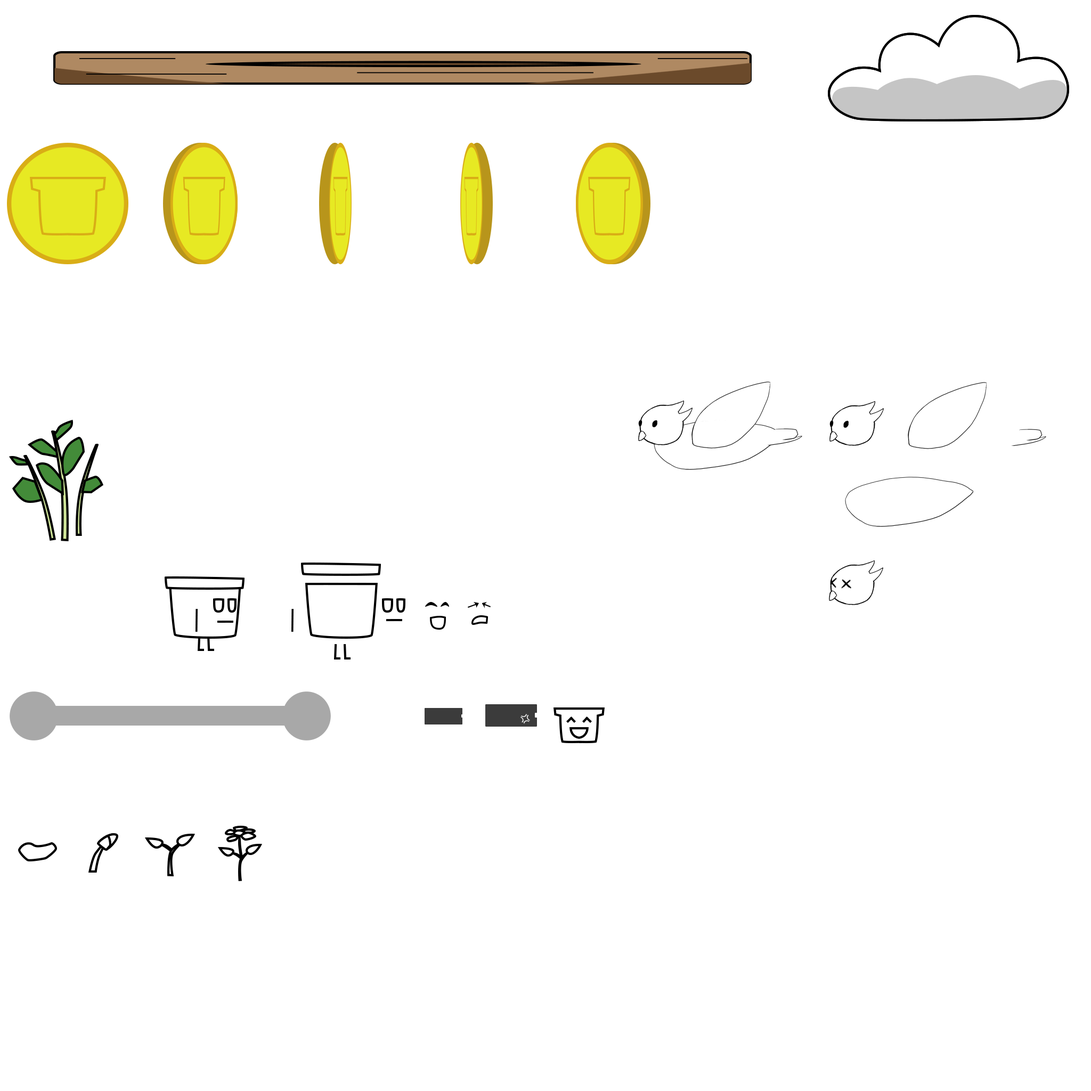
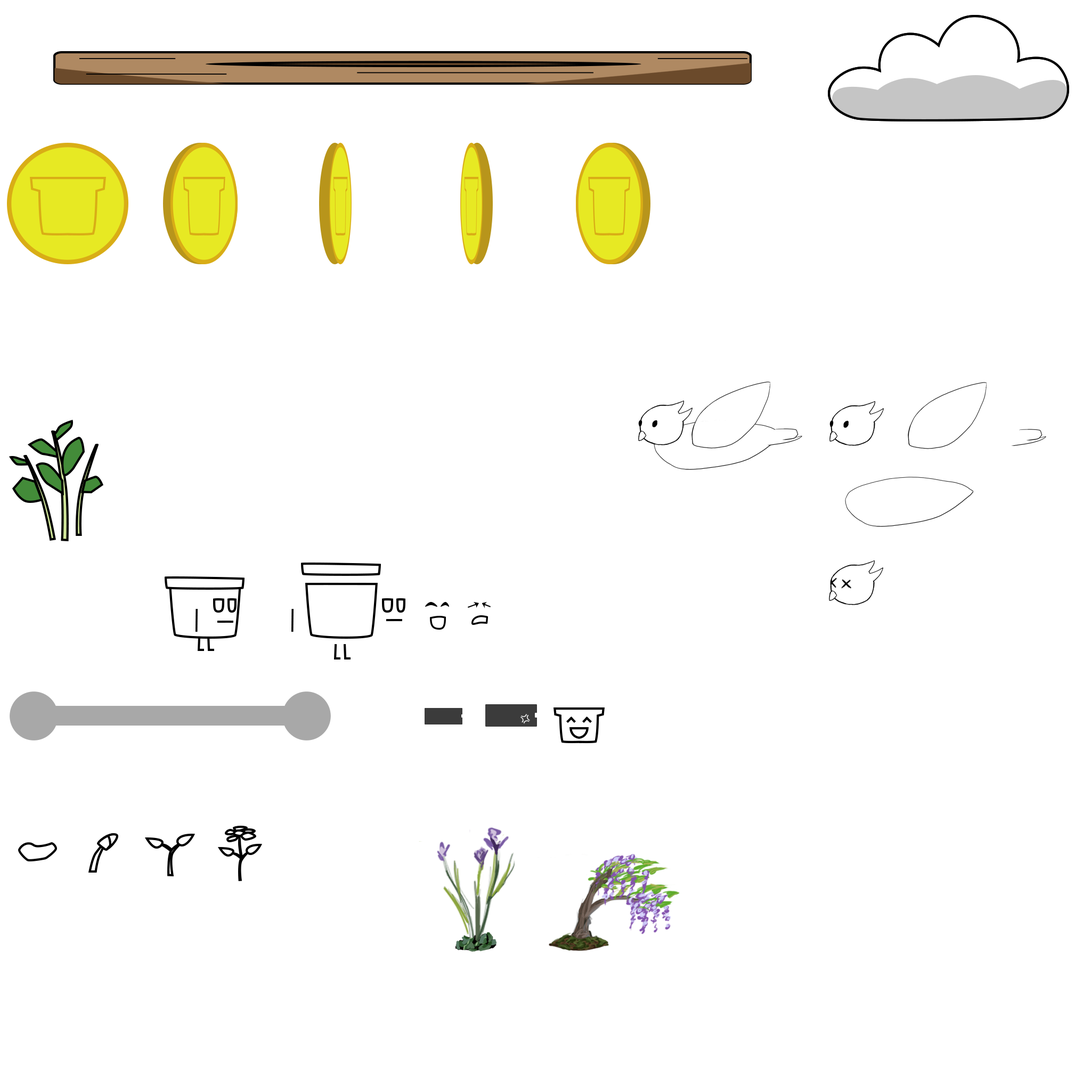
Before/after of a 1091×1091 layered artwork. What changed in the layer stack:
added group "Wisteria" with 3 layers in group "Plants" over <box>548,854,682,952</box>
added layer "Layer 4" in group "Wisteria" over <box>548,854,682,952</box>
added layer "Sketch" in group "Iris" over <box>418,827,516,953</box>
painted on "Layer 3" over <box>455,933,497,952</box>
